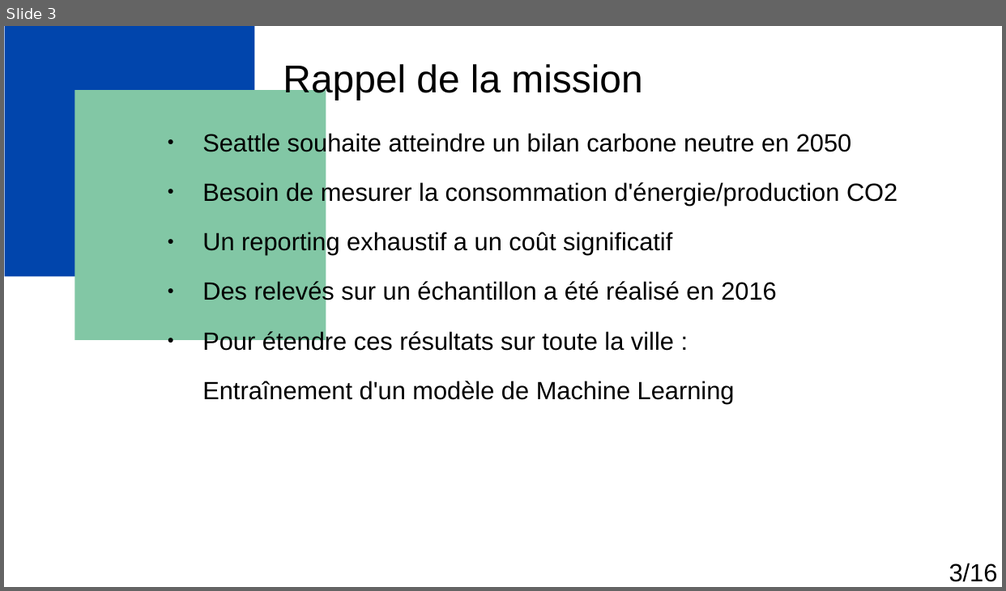
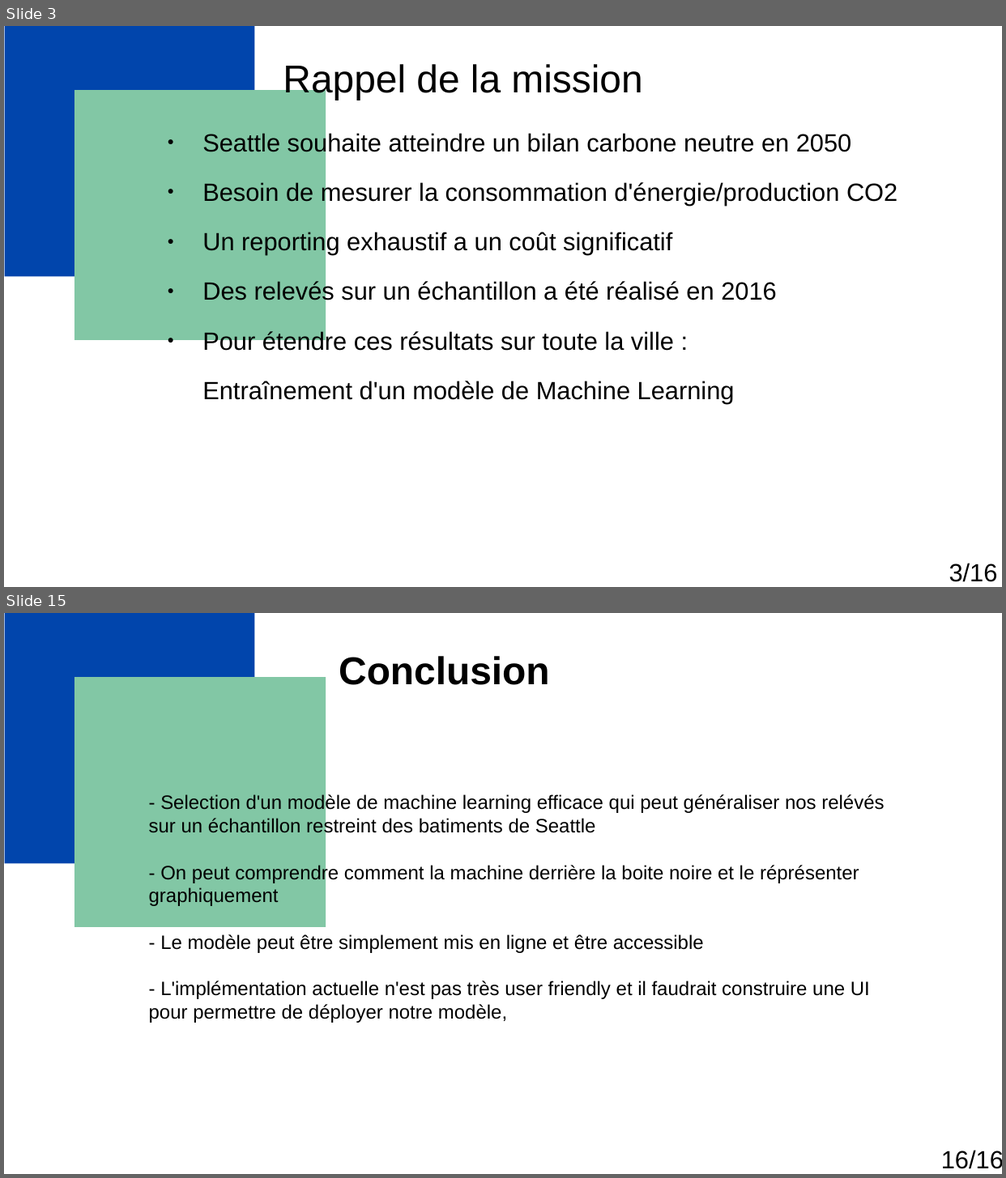
Before and after one commit to Florian-Biggio/Predict-Energy-and-CO2-for-building, a slide deck: Biggio_Florian_1_presentation_122024.odp. Shown one above the other, each under a label of ours: slide 3 before the commit, slides 3 and 15 after it; the slides between them are not shown. The pictures are 1006x591 and 1006x1178 pixels, drawn with LibreOffice and Linux fonts; fonts in the diff are those of the drawing. Boxes give left, top, right and bottom in pixels: in the first picture for what was removed or moved away, otherwise in the second. Text is boxed around its words. In the diff, an @@ line names an element or a change of style, - is before the commit and + after.

```diff
--- a/Biggio_Florian_1_presentation_122024.odp
+++ b/Biggio_Florian_1_presentation_122024.odp
@@ slide 15 added at [4,613,1002,1174], background #FFFFFF; not listed: 5 template elements that a slide beside it also shows @@
@@ title added at [339,656,549,685], 28 pt, text #000000, bold @@
+Conclusion
@@ text added at [149,794,884,1023], 14 pt, text #000000 @@
+- Selection d'un modèle de machine learning efficace qui peut généraliser nos relévés sur un échantillon restreint des batiments de Seattle
+- On peut comprendre comment la machine derrière la boite noire et le réprésenter graphiquement
+- Le modèle peut être simplement mis en ligne et être accessible
+- L'implémentation actuelle n'est pas très user friendly et il faudrait construire une UI pour permettre de déployer notre modèle,
@@ text added at [941,1150,1002,1169], 18 pt, text #000000 @@
+16/16
```
Also in this commit, not shown: 7 slides changed, 5 other slides added, 7 slides removed, 14 other files.
